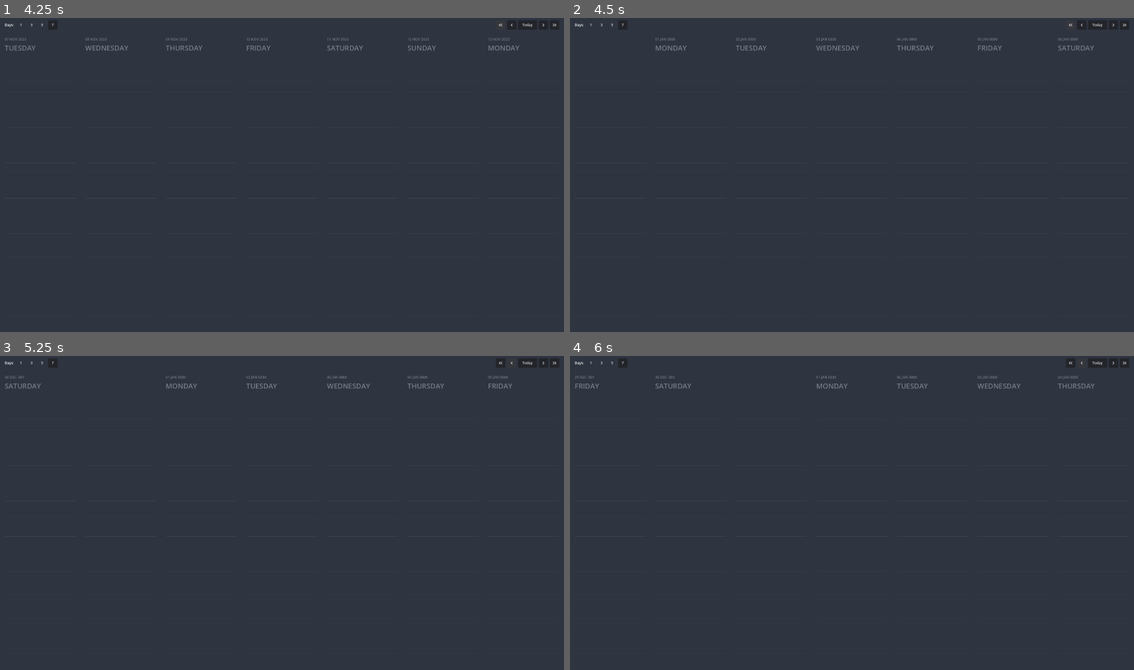
Above: before the commit, frames 1-4 (two rows, left to right).
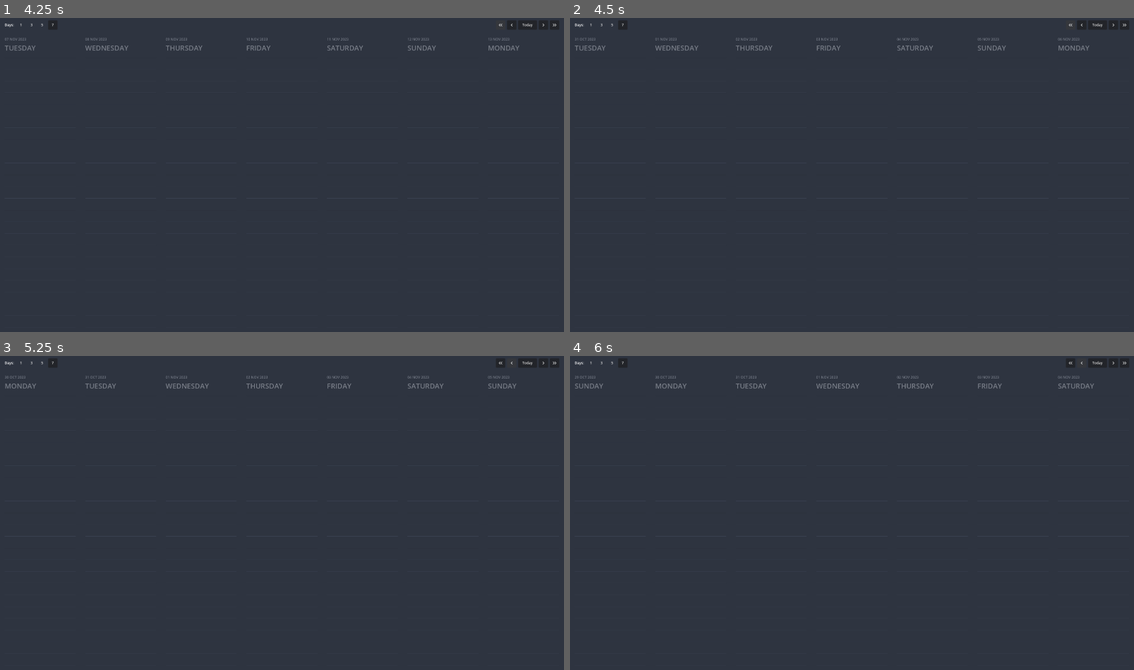
Above: after the commit, the same moments.

Repository: njamster/habituary
Game: Godot game, scene res://main_window/main_window.tscn
Two runs of this game, one before a commit and one after it. Both use one fixed random seed, a clock stepped at 60 frames per second and the inputs below.
Inputs (mouse positions are in pixels of both pictures, inside the frame that each line leads up to):
- Up to frame 1 (4.25 s): click "1" at 0.5 s; click "3" at 1.25 s; click "5" at 2 s; click "7" at 2.75 s; click (501, 24) at 3.52 s
- Up to frame 2 (4.5 s): click (1071, 24) at 4.27 s
- Up to frame 3 (5.25 s): click (513, 362) at 5.02 s
- Up to frame 4 (6 s): click (1083, 362) at 5.77 s

Frame 1 is identical in both runs. In frame 2, 0.4% of the frame differs, in the area x 0-93%, y 6-11%; in frame 3, 0.4%; in frame 4, 0.4%.
Error before the commit: Assertion failed. (res://custom/resources/date.gd:64)

Commit message:
Rework UI, Pt. 2
- Splits main window functionality into multiple scenes which are
  connected via global variables in the Settings-autoload and a newly
  created EventBus-autoload
- The list view now only adds/removes DayPanels when necessary, which is
  an important pre-requisite for saving panels to disk later on

Diff:
--- /dev/null
+++ b/autoloads/event_bus.gd
@@ -0,0 +1,4 @@
+extends Node
+
+signal view_mode_changed(view_mode)
+signal current_day_changed(current_day)
--- a/autoloads/settings.gd
+++ b/autoloads/settings.gd
@@ -18,3 +18,13 @@
 			return path
 
 var save_delay := 6.0 # seconds
+
+var view_mode := 7:
+	set(value):
+		view_mode = value
+		EventBus.view_mode_changed.emit(view_mode)
+
+var current_day := Date.new(Time.get_date_dict_from_system()):
+	set(value):
+		current_day = value
+		EventBus.current_day_changed.emit(current_day)
--- a/custom/resources/date.gd
+++ b/custom/resources/date.gd
@@ -61,7 +61,7 @@
 	assert(dict.month in range(1, 13))
 
 	assert(dict.day is int)
-	assert(dict.day in range(1, Date._days_in_month(dict.month, dict.year)))
+	assert(dict.day in range(1, Date._days_in_month(dict.month, dict.year) + 1))
 
 	assert(dict.weekday is int)
 	assert(dict.weekday in range(0, 7))
@@ -130,6 +130,21 @@
 	})
 
 
+func as_dict() -> Dictionary:
+	return {
+		"year": year,
+		"month": month,
+		"day": day,
+		"weekday": weekday
+	}
+
+
+func day_difference(to : Date) -> int:
+	var t1 := Time.get_unix_time_from_datetime_dict(self.as_dict())
+	var t2 := Time.get_unix_time_from_datetime_dict(to.as_dict())
+	return (t1-t2) / 60.0 / 60.0 / 24.0
+
+
 func format(format_string: String) -> String:
 	var output := ""
 
--- a/day_panel/day_panel.gd
+++ b/day_panel/day_panel.gd
@@ -1,19 +1,19 @@
 extends Control
 
-var day : Date:
+var date : Date:
 	set(value):
-		day = value
+		date = value
 		if is_inside_tree():
-			%Date.text = day.format("DD MMM YYYY")
-			%Day.text = day.format("dddd")
-			if day.is_past():
+			%Date.text = date.format("DD MMM YYYY")
+			%Day.text = date.format("dddd")
+			if date.is_past():
 				modulate.a = 0.4
-			elif day.is_today():
+			elif date.is_today():
 				%Day.add_theme_color_override("font_color", Color("88c0d0"))
 
 
 func _ready() -> void:
-	day = day
+	date = date
 
 
 #var current_day : Date:
--- /dev/null
+++ b/main_window/list_view/list_view.gd
@@ -0,0 +1,62 @@
+extends HBoxContainer
+
+const DAY_PANEL := preload("res://day_panel/day_panel.tscn")
+
+
+func _ready() -> void:
+	_update_list_view(Settings.view_mode)
+
+	EventBus.view_mode_changed.connect(_update_list_view)
+	EventBus.current_day_changed.connect(_shift_list_view)
+
+
+func _update_list_view(view_mode : int) -> void:
+	var child_count := get_child_count()
+
+	# remove superfluous panels (if there are any)
+	for i in range(view_mode, child_count):
+		remove_day_panel(i)
+
+	# add additonal panels (if it's necessary)
+	for i in range(child_count, view_mode):
+		add_day_panel(i)
+
+
+func _shift_list_view(current_day : Date) -> void:
+	var offset = current_day.day_difference(get_child(0).date)
+
+	if abs(offset) >= Settings.view_mode:
+		for i in get_child_count():
+			remove_day_panel(i)
+		for i in Settings.view_mode:
+			add_day_panel(i)
+		return
+
+	for i in abs(offset):
+		if offset < 0:
+			# remove superfluous panels on the right
+			remove_day_panel(get_child_count() - 1 - i)
+		elif offset > 0:
+			# remove superfluous panels on the left
+			remove_day_panel(i)
+
+	for i in abs(offset):
+		if offset < 0:
+			var day_panel := add_day_panel(abs(offset) - 1 - i)
+			move_child(day_panel, 0)
+		elif offset > 0:
+			add_day_panel(Settings.view_mode - 1 + i)
+
+
+# FIXME: make day panels their own class?
+func add_day_panel(offset_from_current_day : int) -> Control:
+	var day_panel := DAY_PANEL.instantiate()
+	day_panel.date = Settings.current_day.add_days(offset_from_current_day)
+	# TODO: load panel content from disk
+	add_child(day_panel)
+	return day_panel
+
+
+func remove_day_panel(index : int) -> void:
+	# TODO: save panel content to disk
+	get_child(index).queue_free()
--- /dev/null
+++ b/main_window/list_view/list_view.tscn
@@ -0,0 +1,8 @@
+[gd_scene load_steps=2 format=3 uid="uid://esddcur57ihc"]
+
+[ext_resource type="Script" path="res://main_window/list_view/list_view.gd" id="1_8iis1"]
+
+[node name="ListView" type="HBoxContainer"]
+size_flags_vertical = 3
+theme_override_constants/separation = 32
+script = ExtResource("1_8iis1")
--- a/main_window/main_window.gd
+++ /dev/null
@@ -1,66 +0,0 @@
-extends Control
-
-const DAY_PANEL := preload("res://day_panel/day_panel.tscn")
-
-var today := Date.new(Time.get_date_dict_from_system())
-
-var current_day : Date:
-	set(value):
-		current_day = value
-		if is_inside_tree():
-			# remove old panels
-			for child in %Lists.get_children():
-				%Lists.remove_child(child)
-			# add new panels
-			for i in days_shown:
-				var day_panel := DAY_PANEL.instantiate()
-				day_panel.day = current_day.add_days(i)
-				%Lists.add_child(day_panel)
-
-var days_shown := 7:
-	set(value):
-		days_shown = value
-		if is_inside_tree():
-			# remove old panels
-			for child in %Lists.get_children():
-				%Lists.remove_child(child)
-			# add new panels
-			for i in days_shown:
-				var day_panel := DAY_PANEL.instantiate()
-				day_panel.day = current_day.add_days(i)
-				%Lists.add_child(day_panel)
-
-
-func _ready() -> void:
-	for day_button in %Buttons.get_children():
-		day_button.pressed.connect(_on_day_button_pressed.bind(day_button))
-
-
-	current_day = today
-	days_shown = days_shown
-
-
-func _on_day_button_pressed(button: Button):
-	for day_button in %Buttons.get_children():
-		day_button.flat = (day_button != button)
-	days_shown = int(button.text)
-
-
-func _on_prev_week_pressed() -> void:
-	current_day = current_day.add_days(-7)
-
-
-func _on_prev_day_pressed() -> void:
-	current_day = current_day.add_days(-1)
-
-
-func _on_today_pressed() -> void:
-	current_day = today
-
-
-func _on_next_day_pressed() -> void:
-	current_day = current_day.add_days(1)
-
-
-func _on_next_week_pressed() -> void:
-	current_day = current_day.add_days(7)
--- a/main_window/main_window.tscn
+++ b/main_window/main_window.tscn
@@ -1,10 +1,8 @@
-[gd_scene load_steps=6 format=3 uid="uid://bdu13hjjrxtck"]
+[gd_scene load_steps=4 format=3 uid="uid://bdu13hjjrxtck"]
 
-[ext_resource type="Texture2D" uid="uid://chktoo07i7nmo" path="res://main_window/images/arrow_right.svg" id="1_d23nu"]
-[ext_resource type="Script" path="res://main_window/main_window.gd" id="1_rgdse"]
-[ext_resource type="Texture2D" uid="uid://xq8m4hv7ik13" path="res://main_window/images/double_arrow_left.svg" id="1_wnesc"]
-[ext_resource type="Texture2D" uid="uid://dvcq5xi5c2om1" path="res://main_window/images/double_arrow_right.svg" id="2_h3dt3"]
-[ext_resource type="Texture2D" uid="uid://dvepcwo8suqqo" path="res://main_window/images/arrow_left.svg" id="2_uemba"]
+[ext_resource type="PackedScene" uid="uid://dqwr8vm1ub4sx" path="res://main_window/navigation_bar/navigation_bar.tscn" id="2_7x52i"]
+[ext_resource type="PackedScene" uid="uid://dgxug4yl0qg3x" path="res://main_window/view_mode_widget/view_mode_widget.tscn" id="2_qblvu"]
+[ext_resource type="PackedScene" uid="uid://esddcur57ihc" path="res://main_window/list_view/list_view.tscn" id="7_ajas6"]
 
 [node name="MainWindow" type="ColorRect"]
 anchors_preset = 15
@@ -13,7 +11,6 @@
 grow_horizontal = 2
 grow_vertical = 2
 color = Color(0.180392, 0.203922, 0.25098, 1)
-script = ExtResource("1_rgdse")
 
 [node name="OuterMargin" type="MarginContainer" parent="."]
 layout_mode = 1
@@ -31,118 +28,14 @@
 layout_mode = 2
 theme_override_constants/separation = 24
 
-[node name="HBox" type="HBoxContainer" parent="OuterMargin/VBox"]
+[node name="TopBar" type="HBoxContainer" parent="OuterMargin/VBox"]
 layout_mode = 2
 
-[node name="Days" type="HBoxContainer" parent="OuterMargin/VBox/HBox"]
+[node name="ViewModeWidget" parent="OuterMargin/VBox/TopBar" instance=ExtResource("2_qblvu")]
 layout_mode = 2
-theme_override_constants/separation = 8
-alignment = 1
 
-[node name="Label" type="Label" parent="OuterMargin/VBox/HBox/Days"]
+[node name="NavigationBar" parent="OuterMargin/VBox/TopBar" instance=ExtResource("2_7x52i")]
 layout_mode = 2
-theme_override_font_sizes/font_size = 12
-text = "Days:"
 
-[node name="Buttons" type="HBoxContainer" parent="OuterMargin/VBox/HBox/Days"]
-unique_name_in_owner = true
+[node name="ListView" parent="OuterMargin/VBox" instance=ExtResource("7_ajas6")]
 layout_mode = 2
-theme_override_constants/separation = 4
-
-[node name="1" type="Button" parent="OuterMargin/VBox/HBox/Days/Buttons"]
-custom_minimum_size = Vector2(32, 32)
-layout_mode = 2
-focus_mode = 0
-mouse_default_cursor_shape = 2
-theme_override_font_sizes/font_size = 12
-text = "1"
-flat = true
-
-[node name="3" type="Button" parent="OuterMargin/VBox/HBox/Days/Buttons"]
-custom_minimum_size = Vector2(32, 32)
-layout_mode = 2
-focus_mode = 0
-mouse_default_cursor_shape = 2
-theme_override_font_sizes/font_size = 12
-text = "3"
-flat = true
-
-[node name="5" type="Button" parent="OuterMargin/VBox/HBox/Days/Buttons"]
-custom_minimum_size = Vector2(32, 32)
-layout_mode = 2
-focus_mode = 0
-mouse_default_cursor_shape = 2
-theme_override_font_sizes/font_size = 12
-text = "5"
-flat = true
-
-[node name="7" type="Button" parent="OuterMargin/VBox/HBox/Days/Buttons"]
-custom_minimum_size = Vector2(32, 32)
-layout_mode = 2
-focus_mode = 0
-mouse_default_cursor_shape = 2
-theme_override_font_sizes/font_size = 12
-text = "7"
-
-[node name="Navigation" type="HBoxContainer" parent="OuterMargin/VBox/HBox"]
-layout_mode = 2
-size_flags_horizontal = 10
-theme_override_constants/separation = 6
-alignment = 1
-
-[node name="PrevWeek" type="Button" parent="OuterMargin/VBox/HBox/Navigation"]
-custom_minimum_size = Vector2(32, 32)
-layout_mode = 2
-focus_mode = 0
-mouse_default_cursor_shape = 2
-theme_override_font_sizes/font_size = 12
-icon = ExtResource("1_wnesc")
-icon_alignment = 1
-
-[node name="PrevDay" type="Button" parent="OuterMargin/VBox/HBox/Navigation"]
-custom_minimum_size = Vector2(32, 32)
-layout_mode = 2
-focus_mode = 0
-mouse_default_cursor_shape = 2
-theme_override_font_sizes/font_size = 12
-icon = ExtResource("2_uemba")
-icon_alignment = 1
-
-[node name="Today" type="Button" parent="OuterMargin/VBox/HBox/Navigation"]
-custom_minimum_size = Vector2(64, 32)
-layout_mode = 2
-focus_mode = 0
-mouse_default_cursor_shape = 2
-theme_override_font_sizes/font_size = 12
-text = "Today"
-icon_alignment = 1
-
-[node name="NextDay" type="Button" parent="OuterMargin/VBox/HBox/Navigation"]
-custom_minimum_size = Vector2(32, 32)
-layout_mode = 2
-focus_mode = 0
-mouse_default_cursor_shape = 2
-theme_override_font_sizes/font_size = 12
-icon = ExtResource("1_d23nu")
-icon_alignment = 1
-
-[node name="NextWeek" type="Button" parent="OuterMargin/VBox/HBox/Navigation"]
-custom_minimum_size = Vector2(32, 32)
-layout_mode = 2
-focus_mode = 0
-mouse_default_cursor_shape = 2
-theme_override_font_sizes/font_size = 12
-icon = ExtResource("2_h3dt3")
-icon_alignment = 1
-
-[node name="Lists" type="HBoxContainer" parent="OuterMargin/VBox"]
-unique_name_in_owner = true
-layout_mode = 2
-size_flags_vertical = 3
-theme_override_constants/separation = 32
-
-[connection signal="pressed" from="OuterMargin/VBox/HBox/Navigation/PrevWeek" to="." method="_on_prev_week_pressed"]
-[connection signal="pressed" from="OuterMargin/VBox/HBox/Navigation/PrevDay" to="." method="_on_prev_day_pressed"]
-[connection signal="pressed" from="OuterMargin/VBox/HBox/Navigation/Today" to="." method="_on_today_pressed"]
-[connection signal="pressed" from="OuterMargin/VBox/HBox/Navigation/NextDay" to="." method="_on_next_day_pressed"]
-[connection signal="pressed" from="OuterMargin/VBox/HBox/Navigation/NextWeek" to="." method="_on_next_week_pressed"]
--- /dev/null
+++ b/main_window/navigation_bar/navigation_bar.gd
@@ -0,0 +1,21 @@
+extends HBoxContainer
+
+
+func _on_previous_week_pressed() -> void:
+	Settings.current_day = Settings.current_day.add_days(-7)
+
+
+func _on_previous_day_pressed() -> void:
+	Settings.current_day = Settings.current_day.add_days(-1)
+
+
+func _on_today_pressed() -> void:
+	Settings.current_day = Date.new(Time.get_date_dict_from_system())
+
+
+func _on_next_day_pressed() -> void:
+	Settings.current_day = Settings.current_day.add_days(1)
+
+
+func _on_next_week_pressed() -> void:
+	Settings.current_day = Settings.current_day.add_days(7)
--- /dev/null
+++ b/main_window/navigation_bar/navigation_bar.tscn
@@ -0,0 +1,64 @@
+[gd_scene load_steps=6 format=3 uid="uid://dqwr8vm1ub4sx"]
+
+[ext_resource type="Script" path="res://main_window/navigation_bar/navigation_bar.gd" id="1_anev8"]
+[ext_resource type="Texture2D" uid="uid://xq8m4hv7ik13" path="res://main_window/navigation_bar/images/double_arrow_left.svg" id="2_mx3lh"]
+[ext_resource type="Texture2D" uid="uid://dvepcwo8suqqo" path="res://main_window/navigation_bar/images/arrow_left.svg" id="3_vifhk"]
+[ext_resource type="Texture2D" uid="uid://chktoo07i7nmo" path="res://main_window/navigation_bar/images/arrow_right.svg" id="4_861ef"]
+[ext_resource type="Texture2D" uid="uid://dvcq5xi5c2om1" path="res://main_window/navigation_bar/images/double_arrow_right.svg" id="5_bvc8f"]
+
+[node name="NavigationBar" type="HBoxContainer"]
+size_flags_horizontal = 10
+theme_override_constants/separation = 6
+alignment = 1
+script = ExtResource("1_anev8")
+
+[node name="PreviousWeek" type="Button" parent="."]
+custom_minimum_size = Vector2(32, 32)
+layout_mode = 2
+focus_mode = 0
+mouse_default_cursor_shape = 2
+theme_override_font_sizes/font_size = 12
+icon = ExtResource("2_mx3lh")
+icon_alignment = 1
+
+[node name="PreviousDay" type="Button" parent="."]
+custom_minimum_size = Vector2(32, 32)
+layout_mode = 2
+focus_mode = 0
+mouse_default_cursor_shape = 2
+theme_override_font_sizes/font_size = 12
+icon = ExtResource("3_vifhk")
+icon_alignment = 1
+
+[node name="Today" type="Button" parent="."]
+custom_minimum_size = Vector2(64, 32)
+layout_mode = 2
+focus_mode = 0
+mouse_default_cursor_shape = 2
+theme_override_font_sizes/font_size = 12
+text = "Today"
+icon_alignment = 1
+
+[node name="NextDay" type="Button" parent="."]
+custom_minimum_size = Vector2(32, 32)
+layout_mode = 2
+focus_mode = 0
+mouse_default_cursor_shape = 2
+theme_override_font_sizes/font_size = 12
+icon = ExtResource("4_861ef")
+icon_alignment = 1
+
+[node name="NextWeek" type="Button" parent="."]
+custom_minimum_size = Vector2(32, 32)
+layout_mode = 2
+focus_mode = 0
+mouse_default_cursor_shape = 2
+theme_override_font_sizes/font_size = 12
+icon = ExtResource("5_bvc8f")
+icon_alignment = 1
+
+[connection signal="pressed" from="PreviousWeek" to="." method="_on_previous_week_pressed"]
+[connection signal="pressed" from="PreviousDay" to="." method="_on_previous_day_pressed"]
+[connection signal="pressed" from="Today" to="." method="_on_today_pressed"]
+[connection signal="pressed" from="NextDay" to="." method="_on_next_day_pressed"]
+[connection signal="pressed" from="NextWeek" to="." method="_on_next_week_pressed"]
--- /dev/null
+++ b/main_window/view_mode_widget/view_mode_widget.gd
@@ -0,0 +1,20 @@
+extends HBoxContainer
+
+
+func _ready() -> void:
+	_update_button_state(Settings.view_mode)
+
+	EventBus.view_mode_changed.connect(_update_button_state)
+
+	for button in $Modes.get_children():
+		button.pressed.connect(func(): Settings.view_mode = int(button.text))
+
+
+func _update_button_state(view_mode : int) -> void:
+	for button in $Modes.get_children():
+		if int(button.text) != view_mode:
+			button.flat = true
+			button.button_mask = MOUSE_BUTTON_MASK_LEFT
+		else:
+			button.flat = false
+			button.button_mask = 0
--- /dev/null
+++ b/main_window/view_mode_widget/view_mode_widget.tscn
@@ -0,0 +1,50 @@
+[gd_scene load_steps=2 format=3 uid="uid://dgxug4yl0qg3x"]
+
+[ext_resource type="Script" path="res://main_window/view_mode_widget/view_mode_widget.gd" id="1_1o2da"]
+
+[node name="ViewModeWidget" type="HBoxContainer"]
+offset_right = 180.0
+offset_bottom = 32.0
+theme_override_constants/separation = 8
+script = ExtResource("1_1o2da")
+
+[node name="Label" type="Label" parent="."]
+layout_mode = 2
+theme_override_font_sizes/font_size = 12
+text = "Days:"
+
+[node name="Modes" type="HBoxContainer" parent="."]
+layout_mode = 2
+theme_override_constants/separation = 4
+
+[node name="SingleDay" type="Button" parent="Modes"]
+custom_minimum_size = Vector2(32, 32)
+layout_mode = 2
+focus_mode = 0
+mouse_default_cursor_shape = 2
+theme_override_font_sizes/font_size = 12
+text = "1"
+
+[node name="ThreeDays" type="Button" parent="Modes"]
+custom_minimum_size = Vector2(32, 32)
+layout_mode = 2
+focus_mode = 0
+mouse_default_cursor_shape = 2
+theme_override_font_sizes/font_size = 12
+text = "3"
+
+[node name="FiveDays" type="Button" parent="Modes"]
+custom_minimum_size = Vector2(32, 32)
+layout_mode = 2
+focus_mode = 0
+mouse_default_cursor_shape = 2
+theme_override_font_sizes/font_size = 12
+text = "5"
+
+[node name="SevenDays" type="Button" parent="Modes"]
+custom_minimum_size = Vector2(32, 32)
+layout_mode = 2
+focus_mode = 0
+mouse_default_cursor_shape = 2
+theme_override_font_sizes/font_size = 12
+text = "7"
--- a/project.godot
+++ b/project.godot
@@ -20,6 +20,7 @@
 
 Settings="*res://autoloads/settings.gd"
 SaveTimer="*res://autoloads/save_timer.gd"
+EventBus="*res://autoloads/event_bus.gd"
 
 [display]
 
Renamed: main_window/images/arrow_left.svg -> main_window/navigation_bar/images/arrow_left.svg
Not shown, changed: main_window/navigation_bar/images/arrow_left.svg.import
Renamed: main_window/images/arrow_right.svg -> main_window/navigation_bar/images/arrow_right.svg
Not shown, changed: main_window/navigation_bar/images/arrow_right.svg.import
Renamed: main_window/images/double_arrow_left.svg -> main_window/navigation_bar/images/double_arrow_left.svg
Not shown, changed: main_window/navigation_bar/images/double_arrow_left.svg.import
Renamed: main_window/images/double_arrow_right.svg -> main_window/navigation_bar/images/double_arrow_right.svg
Not shown, changed: main_window/navigation_bar/images/double_arrow_right.svg.import
